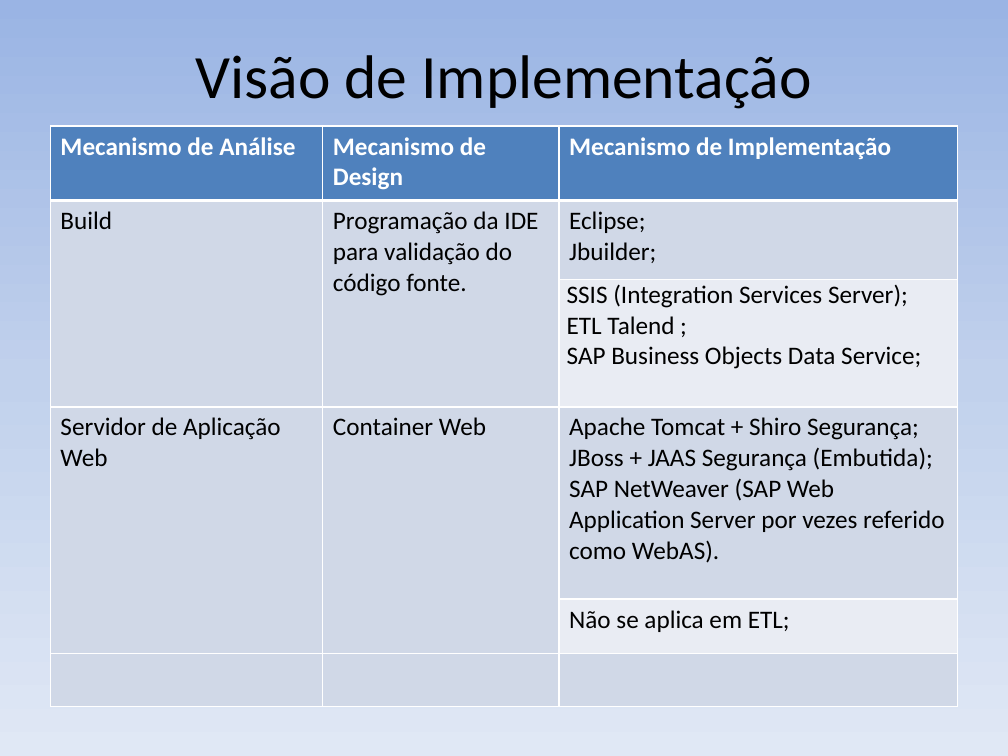
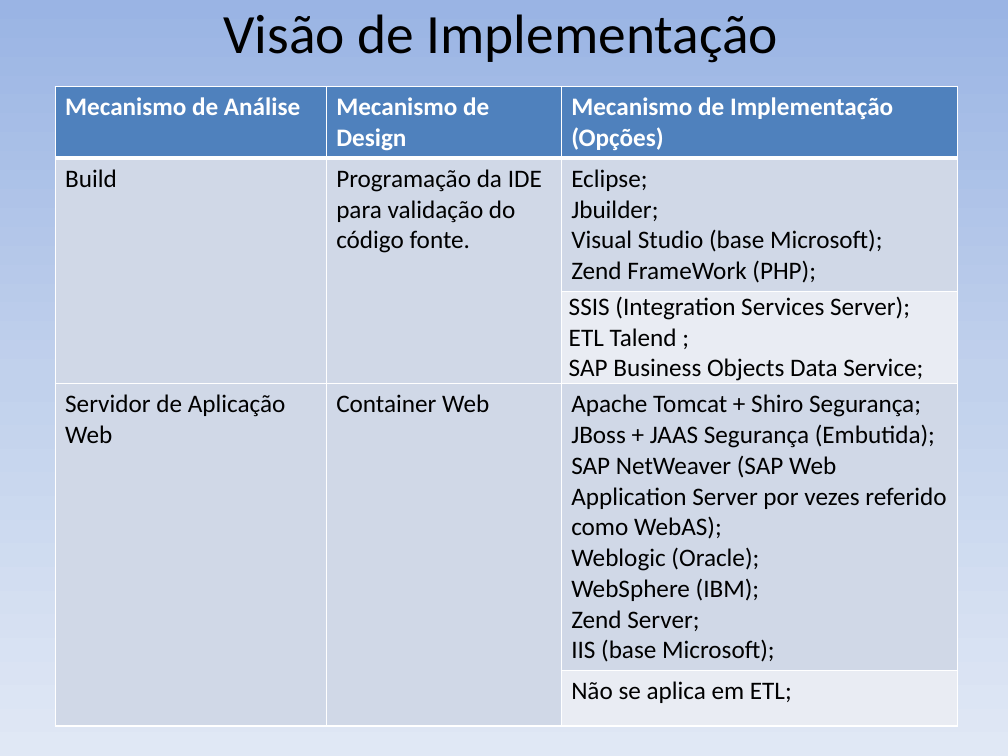
Before and after one commit to DeniseCruz/Diversos, a slide deck: slide 6 of cenario03.pptx. Drawn at 1008x756 pixels with LibreOffice and Linux fonts; fonts in the diff are those of the drawing. Boxes give left, top, right and bottom in pixels: in the first picture for what was removed or moved away, otherwise in the second. Text is boxed around its words. In the diff, an @@ line names an element or a change of style, - is before the commit and + after.

```diff
--- a/cenario03.pptx
+++ b/cenario03.pptx
@@ title "Visão de Implementação": place and size @@
-title "Visão de Implementação" at box(195, 55, 811, 109)
+title "Visão de Implementação" at box(223, 14, 778, 63)
@@ title "Visão de Implementação" at box(223, 14, 778, 63): size 44 to 39.6 pt @@
@@ table at box(55, 87, 958, 717) @@
-row 1, column 3: Mecanismo de Implementação
+row 1, column 3: Mecanismo de Implementação / (Opções)
-row 2, column 3: Eclipse; / Jbuilder;
+row 2, column 3: Eclipse; / Jbuilder; / Visual Studio (base Microsoft); / Zend FrameWork (PHP);
-row 4, column 3: Apache Tomcat + Shiro Segurança; / JBoss + JAAS Segurança (Embutida); / SAP NetWeaver (SAP Web Application Server por vezes referido como WebAS).
+row 4, column 3: Apache Tomcat + Shiro Segurança; / JBoss + JAAS Segurança (Embutida); / SAP NetWeaver (SAP Web Application Server por vezes referido como WebAS); / Weblogic (Oracle); / WebSphere (IBM); / Zend Server; / IIS (base Microsoft);
-row 6:  |  | 
@@ table: place and size @@
-table at box(50, 126, 957, 705)
+table at box(55, 87, 958, 717)
```
Also in this commit, not shown: 8 other slides changed, 8 other files.
